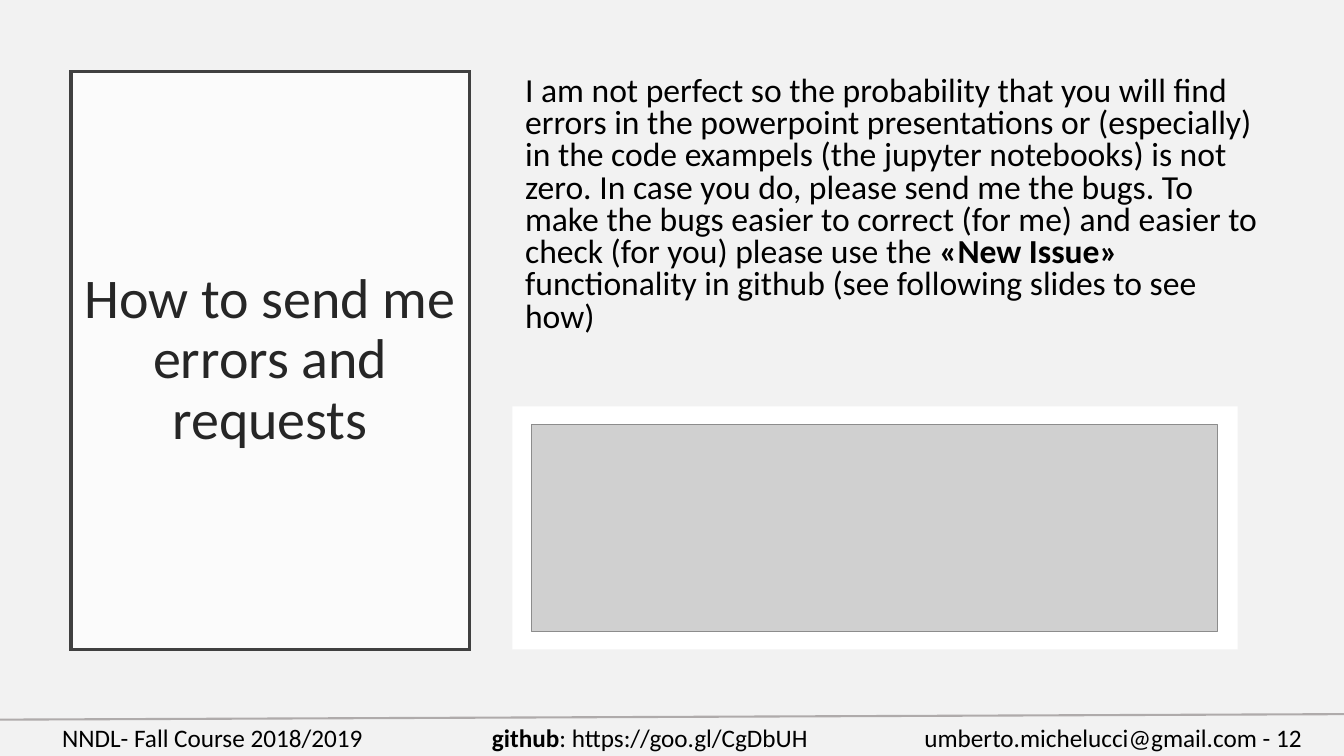
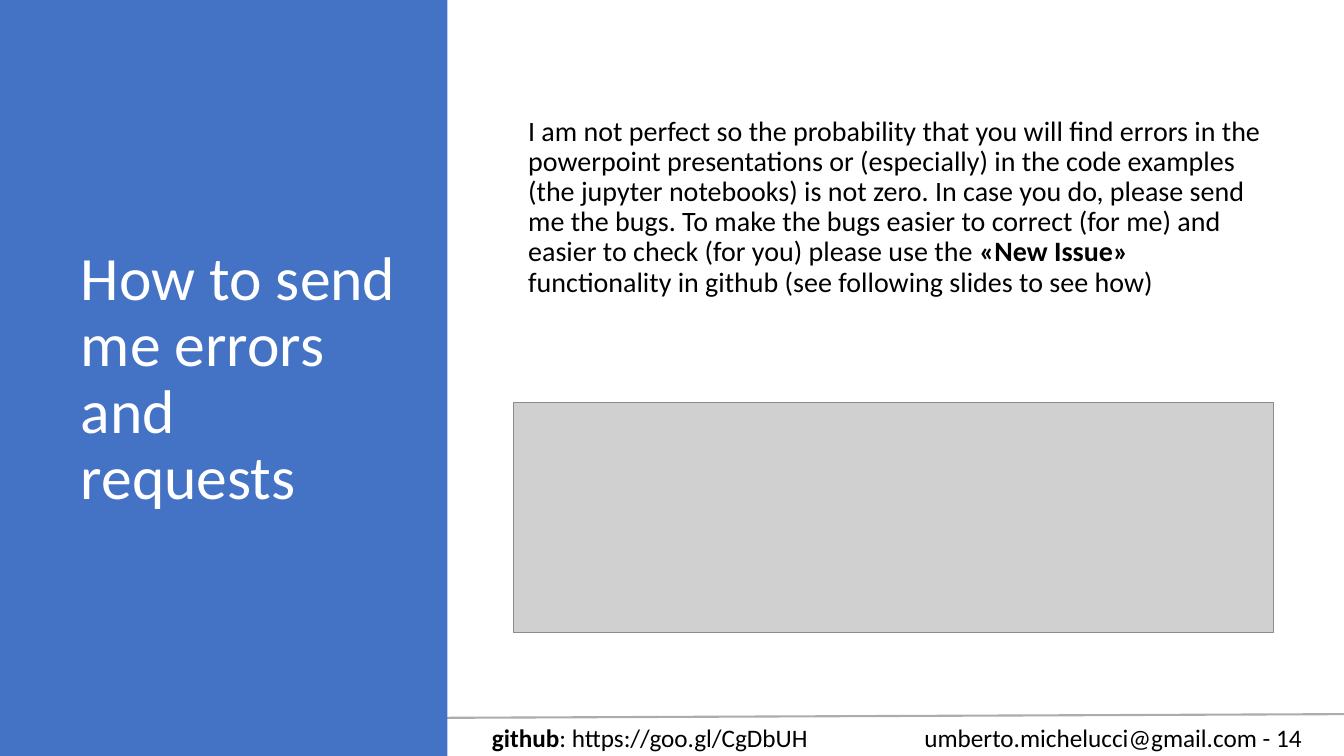
Before and after one commit to toelt-llc/COURSE-zhaw-dlcourse-spring2019, a slide deck: slide 14 of Week 1 - Mathematic introduction/NNDL - Fall 18 Week 1 - Administration and basics.pptx (slide 12 before the commit). Drawn at 1344x756 pixels with LibreOffice and Linux fonts; fonts in the diff are those of the drawing; grey boxes stand for pictures. Boxes give left, top, right and bottom in pixels: in the first picture for what was removed or moved away, otherwise in the second. Text is boxed around its words. In the diff, an @@ line names an element or a change of style, - is before the commit and + after.

```diff
--- a/Week 1 - Mathematic introduction/NNDL - Fall 18 Week 1 - Administration and basics.pptx
+++ b/Week 1 - Mathematic introduction/NNDL - Fall 18 Week 1 - Administration and basics.pptx
@@ background #F2F2F2 to #FFFFFF @@
@@ rectangle added at box(0, 0, 448, 756), fill #4472C4 @@
@@ title "How to send me errors ...": place and size @@
-title "How to send me errors ..." at box(71, 72, 469, 650)
+title "How to send me errors ..." at box(81, 257, 395, 509)
@@ title "How to send me errors ..." at box(81, 257, 395, 509): size 40 to 44 pt, text colour #262626 to #FFFFFF; alignment centre to left; fill #FFFFFF at 70% opacity to none; outline #404040 2.5 pt to none @@
@@ text "I am not perfect so ..." at box(528, 121, 1260, 297): vertical alignment top to middle @@
@@ text at box(528, 121, 1260, 297): text changed; size 24 to 20 pt @@
-I am not perfect so the probability that you will find errors in the powerpoint presentations or (especially) in the code exampels (the jupyter notebooks) is not zero. In case you do, please send me the bugs. To make the bugs easier to correct (for me) and easier to check (for you) please use the «New Issue» functionality in github (see following slides to see how)
+I am not perfect so the probability that you will find errors in the powerpoint presentations or (especially) in the code examples (the jupyter notebooks) is not zero. In case you do, please send me the bugs. To make the bugs easier to correct (for me) and easier to check (for you) please use the «New Issue» functionality in github (see following slides to see how)
@@ rectangle removed at box(512, 406, 1238, 649) @@
@@ picture: place and size @@
-picture at box(531, 424, 1217, 632)
+picture at box(513, 402, 1273, 632)
@@ text removed at box(62, 729, 363, 748) @@
-NNDL- Fall Course 2018/2019
@@ text at box(924, 729, 1302, 752): text changed @@
-umberto.michelucci@gmail.com - 12
+umberto.michelucci@gmail.com - 14
```
Also in this commit, not shown: 5 other slides changed, 3 slides added, 2 slides removed.
